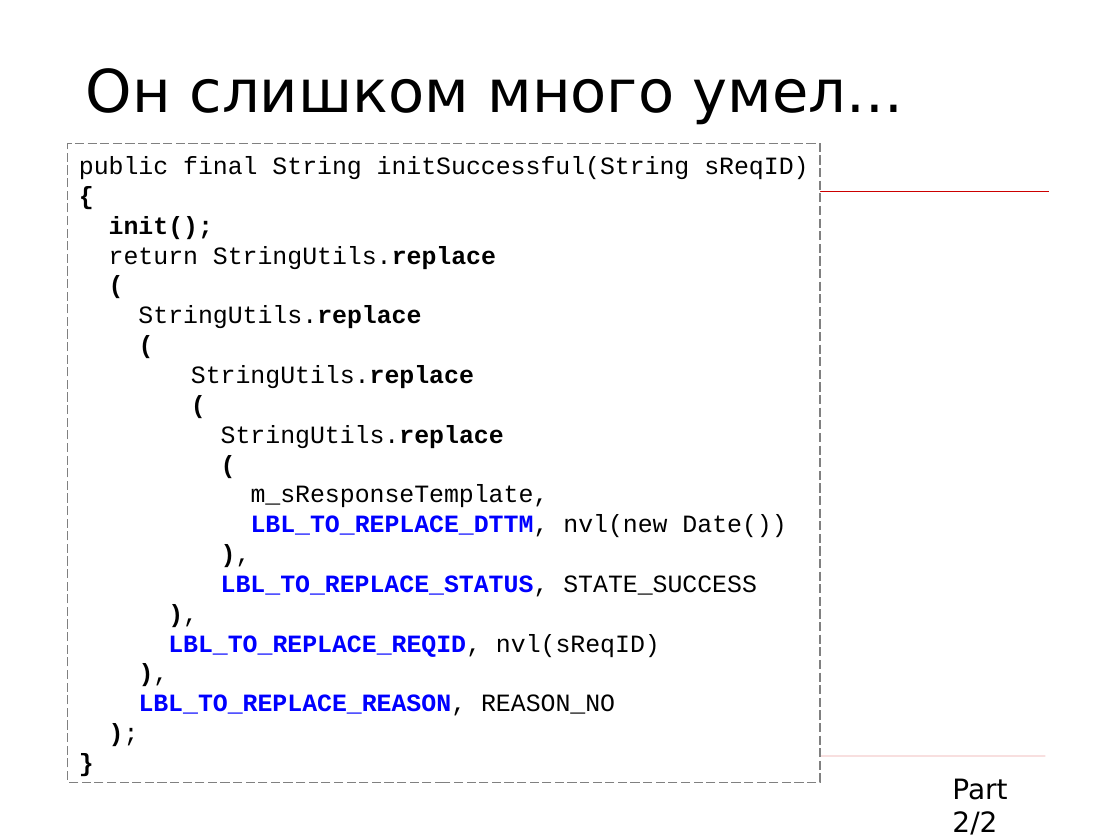
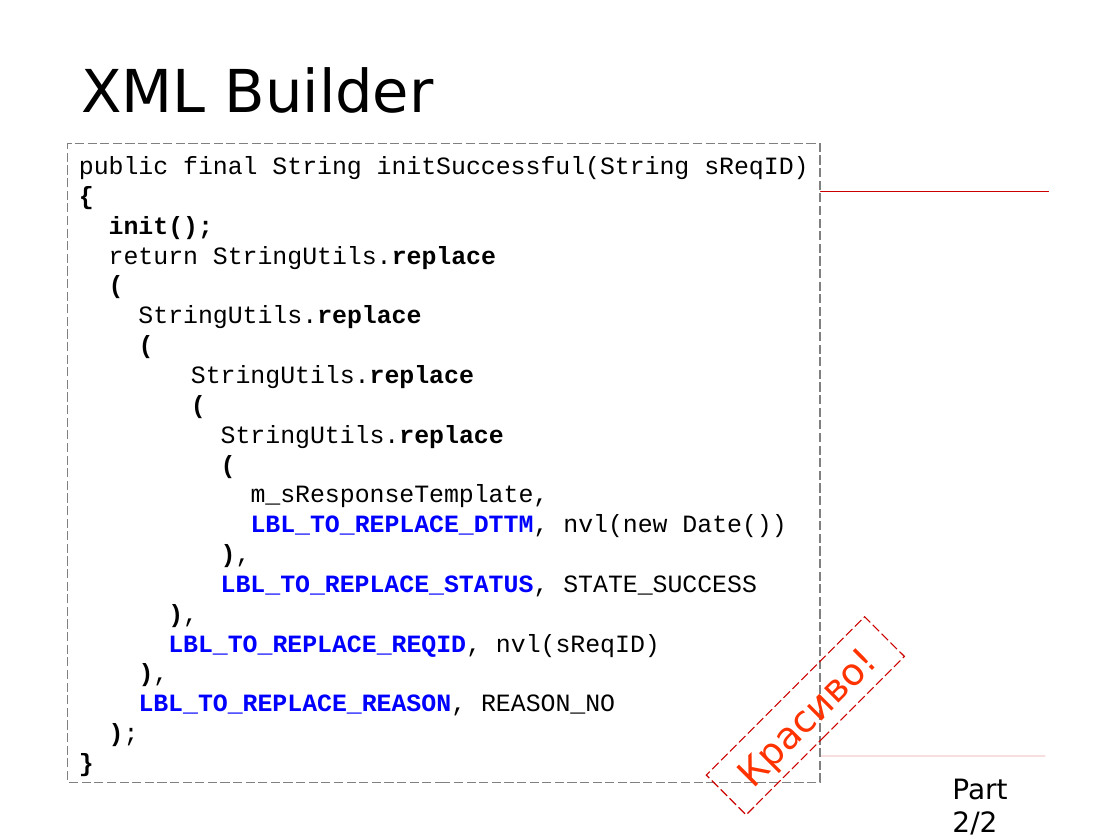
Before and after one commit to asolntsev/presentations, a slide deck: slide 19 of wtf-code/WTF_code.jug-lv.ru.ppt (slide 16 before the commit). Drawn at 1120x840 pixels with LibreOffice and Linux fonts; fonts in the diff are those of the drawing; background and template pictures are left out. Boxes give left, top, right and bottom in pixels: in the first picture for what was removed or moved away, otherwise in the second. Text is boxed around its words. In the diff, an @@ line names an element or a change of style, - is before the commit and + after.

```diff
--- a/wtf-code/WTF_code.jug-lv.ru.ppt
+++ b/wtf-code/WTF_code.jug-lv.ru.ppt
@@ title at (81, 67, 434, 113): text changed @@
-Он слишком много умел...
+XML Builder
@@ rectangle added at (706, 617, 904, 815), outline #CC0000 0.74 pt dashed, 24 pt, text #FF3300 @@
+Красиво!
```
Also in this commit, not shown: 7 other slides changed, 6 slides added, 5 slides removed, 1 other file.
